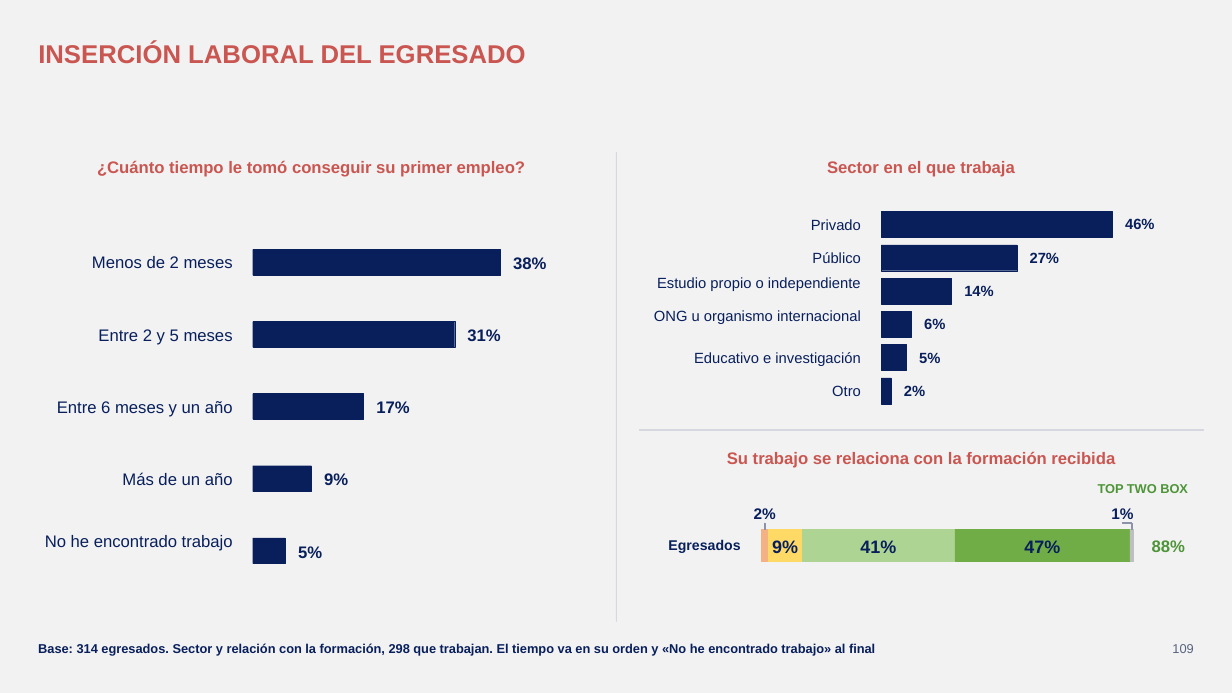
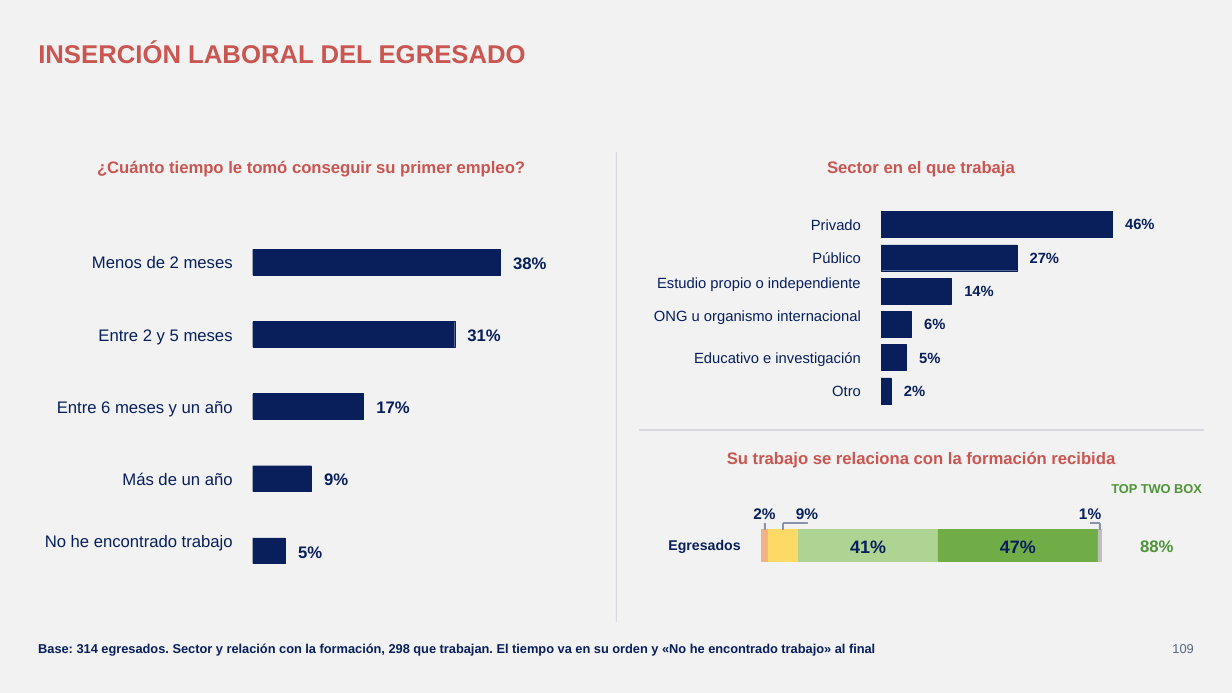
Before and after one commit to GonzaloAlmendariz/prosecnur-app, a slide deck: slide 109 of docs/qa/motor-ppt-2026-10-06/4-recetario/recetario-fiel.pptx. Drawn at 1232x693 pixels with LibreOffice and Linux fonts; fonts in the diff are those of the drawing; background and template pictures are left out. Boxes give left, top, right and bottom in pixels: in the first picture for what was removed or moved away, otherwise in the second. Text is boxed around its words. In the diff, an @@ line names an element or a change of style, - is before the commit and + after.

```diff
--- a/docs/qa/motor-ppt-2026-10-06/4-recetario/recetario-fiel.pptx
+++ b/docs/qa/motor-ppt-2026-10-06/4-recetario/recetario-fiel.pptx
@@ text "TOP TWO BOX": place and size @@
-text "TOP TWO BOX" at (1098,484,1188,493)
+text "TOP TWO BOX" at (1111,484,1202,493)
@@ text "9%": place and size @@
-text "9%" at (772,540,798,553)
+text "9%" at (796,508,818,523)
@@ text "9%" at (796,508,818,523): size 14 to 12 pt @@
@@ rectangle: place and size @@
-rectangle at (769,530,803,561)
+rectangle at (768,530,799,561)
@@ rectangle added at (783,523,784,530), fill #8A93A8, outline #8A93A8 0.25 pt @@
@@ rectangle added at (784,522,808,523), fill #8A93A8, outline #8A93A8 0.25 pt @@
@@ text "41%": place and size @@
-text "41%" at (860,540,896,553)
+text "41%" at (850,540,886,553)
@@ rectangle: place and size @@
-rectangle at (802,530,956,561)
+rectangle at (799,530,938,561)
@@ text "47%": place and size @@
-text "47%" at (1024,540,1060,553)
+text "47%" at (1000,540,1036,553)
@@ rectangle: place and size @@
-rectangle at (955,530,1130,561)
+rectangle at (938,530,1098,561)
@@ 3 rectangles, 1 text: place and size @@
-3 rectangles, 1 text at (1111,508,1134,561)
+3 rectangles, 1 text at (1079,508,1102,561)
@@ text "88%": place and size @@
-text "88%" at (1152,540,1185,552)
+text "88%" at (1140,540,1173,552)
```
Also in this commit, not shown: 13 other slides changed, 4 slides added, 11 other files.
